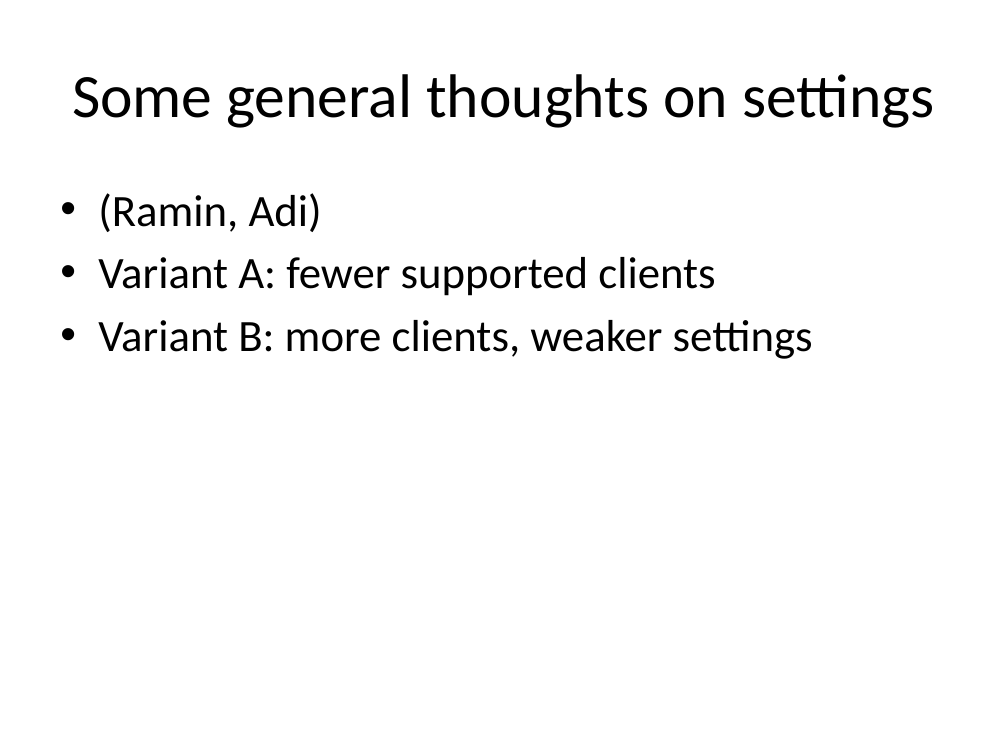
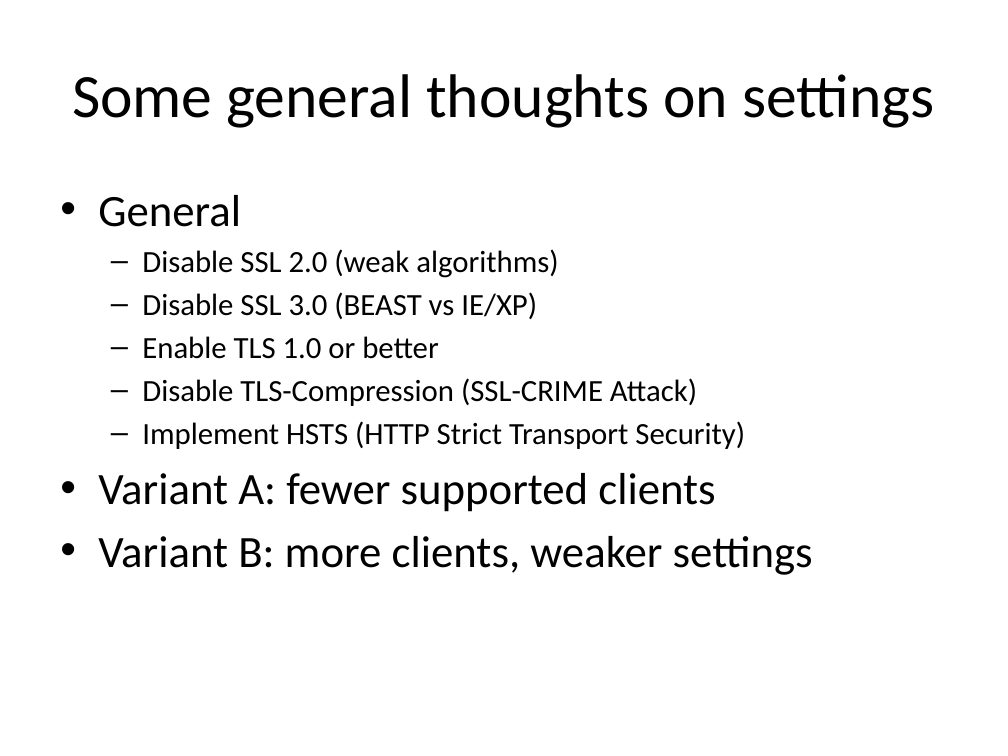
Before and after one commit to BetterCrypto/Applied-Crypto-Hardening, a slide deck: slide 11 of presentations/20131113 ACH project2.pptx. Drawn at 1008x756 pixels with LibreOffice and Linux fonts; fonts in the diff are those of the drawing. Boxes give left, top, right and bottom in pixels: in the first picture for what was removed or moved away, otherwise in the second. Text is boxed around its words. In the diff, an @@ line names an element or a change of style, - is before the commit and + after.

Commit message:
general

```diff
--- a/presentations/20131113 ACH project2.pptx
+++ b/presentations/20131113 ACH project2.pptx
@@ text at bbox=[98, 195, 745, 449]: text changed; size 32 to 22 pt @@
-• (Ramin, Adi)
+• General
+  – Disable SSL 2.0 (weak algorithms)
+  – Disable SSL 3.0 (BEAST vs IE/XP)
+  – Enable TLS 1.0 or better
+  – Disable TLS-Compression (SSL-CRIME Attack)
+  – Implement HSTS (HTTP Strict Transport Security)
```
